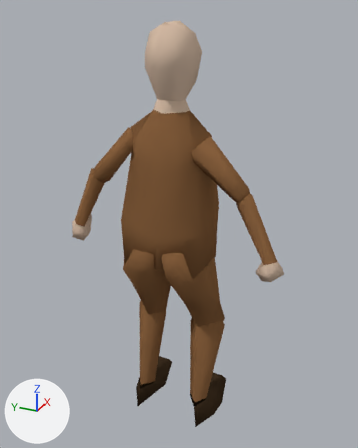
Renders of the Blender file models/Person.blend from each side of a commit.
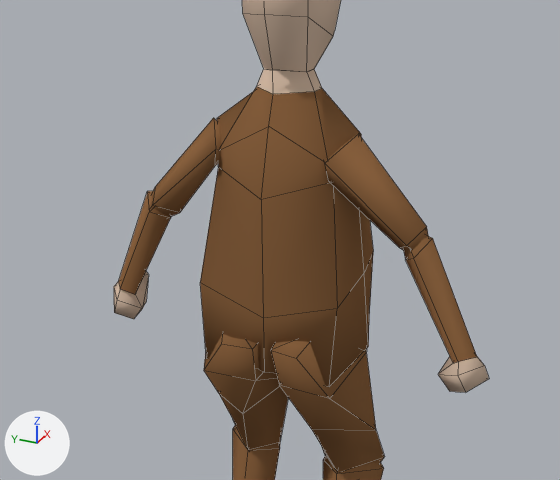
Each version appears first whole from a 50 mm lens placed at (-4.99, -2.35, 5.36), pointed at (0.23, 0.0, 2.75), and next in a close-up on the part from 2% to 91% of the width and 13% to 74% of the height. Lighting does not change. The marker at lower left points along +X, +Y and +Z. The close-ups show mesh edges as thin lines.

In view in the first close-up: 'gkbicep.l', 'gkbicep.r', 'gkfoream.l', 'gkfoream.r', 'gkhead', 'gkshin.l', 'gkshin.r', 'gkthigh.l', 'gkthigh.r', 'gktorso'.
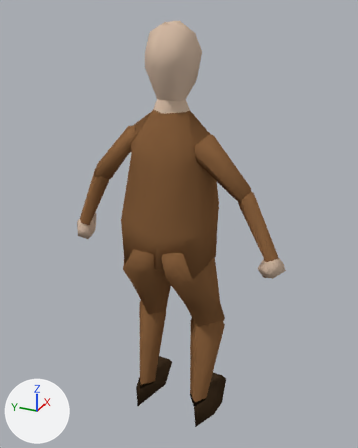
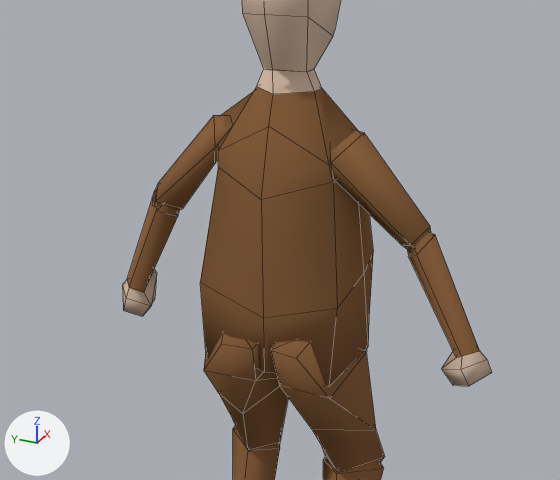
The change, as a diff of the scene's bpy script:
```diff
--- a/models/Person.blend.py
+++ b/models/Person.blend.py
@@ me_gkbicep_rmesh @@
 # used by ob_gkbicep_r; location = (-0.106, -0.608, 3.658); rotation_euler = (-0.000786, 0.0415, -0.0379), in degrees (0, 2.4, -2.2)
 # verts and faces of me_gkbicep_rmesh; kept vertices keep their numbers, new ones are numbered from 14
 # before: 0 (0.221, 0.169, 0.183), 2 (0.035, 0.11, 0.348) at pixel (358, 133), 3 (-0.18, 0.232, 0.197) at pixel (324, 163), 9 (-0.016, 0.319, 0.191)
-me_gkbicep_rmesh.from_pydata(...)  # 14 vertices, 12 faces; spans x -0.18..0.221, y -0.404..0.319, z -0.383..0.348
+me_gkbicep_rmesh.from_pydata(...)  # 18 vertices, 16 faces; spans x -0.18..0.221, y -0.404..0.319, z -0.383..0.353
+# me_gkbicep_rmesh part 1
+delete_faces([(0, 9, 3, 2)])
+verts[14] = (0.125, 0.276, 0.294)
+verts[15] = (0.049, 0.246, 0.353)
+verts[16] = (-0.044, 0.298, 0.293)
+verts[17] = (0.018, 0.307, 0.257)
+faces += [(0, 14, 15, 2), (14, 17, 16, 15), (3, 16, 17, 9), (2, 15, 16, 3), (0, 9, 17, 14)]
 me_gkbicep_rmesh.materials.append(mat_material_024)
@@ me_gkbicep_lrmesh @@
 # used by ob_gkbicep_l; location = (-0.106, 0.616, 3.658); rotation_euler = (-0.000786, -3.1, 0.0379), in degrees (0, -178, 2.2); scale = (-1.0, -1.0, -1.0)
 # verts and faces of me_gkbicep_lrmesh; kept vertices keep their numbers, new ones are numbered from 14
 # before: 0 (0.221, 0.169, 0.183), 2 (0.035, 0.11, 0.348) at pixel (213, 117), 3 (-0.18, 0.232, 0.197) at pixel (215, 149), 9 (-0.016, 0.319, 0.191)
-me_gkbicep_lrmesh.from_pydata(...)  # 14 vertices, 12 faces; spans x -0.18..0.221, y -0.383..0.319, z -0.382..0.348
+me_gkbicep_lrmesh.from_pydata(...)  # 18 vertices, 16 faces; spans x -0.18..0.221, y -0.383..0.319, z -0.382..0.361
+# me_gkbicep_lrmesh part 2
+delete_faces([(0, 9, 3, 2)])
+verts[14] = (0.036, 0.229, 0.361)  # pixel (229, 115)
+verts[15] = (-0.052, 0.3, 0.319)  # pixel (232, 125)
+verts[16] = (0.12, 0.273, 0.313)
+verts[17] = (0.014, 0.319, 0.294)
+faces += [(0, 9, 17, 16), (14, 16, 17, 15), (0, 16, 14, 2), (3, 15, 17, 9), (2, 14, 15, 3)]
 me_gkbicep_lrmesh.materials.append(mat_material_025)
@@ ob_gkfoream_r @@
 ob_gkfoream_r = bpy.data.objects.new('gkfoream.r', me_gkfoream_rmesh)
-ob_gkfoream_r.location = (-0.103, -1.185, 2.772)
-ob_gkfoream_r.rotation_euler = (-0.0266, 0.0139, -0.00455)  # degrees (-1.5, 0.8, -0.3)
+ob_gkfoream_r.location = (-0.014, -1.181, 2.767)
+ob_gkfoream_r.rotation_euler = (-0.0306, 0.0, 0.0)  # degrees (-1.8, 0, 0)
@@ ob_gkfoream_l @@
 ob_gkfoream_l = bpy.data.objects.new('gkfoream.l', me_gkfoream_lrmesh)
-ob_gkfoream_l.location = (-0.103, 1.183, 2.796)
-ob_gkfoream_l.rotation_euler = (-0.0379, -3.127, 0.00473)  # degrees (-2.2, -179, 0.3)
+ob_gkfoream_l.location = (-0.014, 1.172, 2.778)
+ob_gkfoream_l.rotation_euler = (-0.0296, -3.142, 0.0)  # degrees (-1.7, -180, 0)
 ob_gkfoream_l.scale = (-1.0, -1.0, -1.0)
@@ ob_gkbicep_r @@
 ob_gkbicep_r = bpy.data.objects.new('gkbicep.r', me_gkbicep_rmesh)
-ob_gkbicep_r.location = (-0.106, -0.608, 3.658)
-ob_gkbicep_r.rotation_euler = (-0.000786, 0.0415, -0.0379)  # degrees (0, 2.4, -2.2)
+ob_gkbicep_r.location = (-0.05, -0.614, 3.652)
+ob_gkbicep_r.rotation_euler = (0.0561, -0.00664, 0.0178)  # degrees (3.2, -0.4, 1)
@@ ob_gkbicep_l @@
 ob_gkbicep_l = bpy.data.objects.new('gkbicep.l', me_gkbicep_lrmesh)
-ob_gkbicep_l.location = (-0.106, 0.616, 3.658)
-ob_gkbicep_l.rotation_euler = (-0.000786, -3.1, 0.0379)  # degrees (0, -178, 2.2)
+ob_gkbicep_l.location = (-0.05, 0.638, 3.661)
+ob_gkbicep_l.rotation_euler = (0.0, 3.142, 0.0)  # degrees (0, 180, 0)
 ob_gkbicep_l.scale = (-1.0, -1.0, -1.0)
```

Pixel boxes [x1, y1, x2, y2] of what changed, in the close-ups (560 x 480 px):
'gkbicep.r', reshaped, moved, turned: before [324, 134, 428, 251]; after [330, 131, 431, 249]
'gkfoream.r', moved, turned: before [404, 236, 489, 392]; after [407, 232, 492, 386]
'gkfoream.l', moved, turned: before [114, 191, 171, 319]; after [122, 191, 179, 317]
'gkbicep.l', reshaped, moved, turned: before [151, 118, 222, 217]; after [152, 115, 230, 211]
part 1 of me_gkbicep_rmesh, built on: before [324, 134, 358, 163]; after [330, 131, 364, 162]
part 2 of me_gkbicep_lrmesh, built on: before [214, 119, 222, 149]; after [214, 115, 230, 148]
